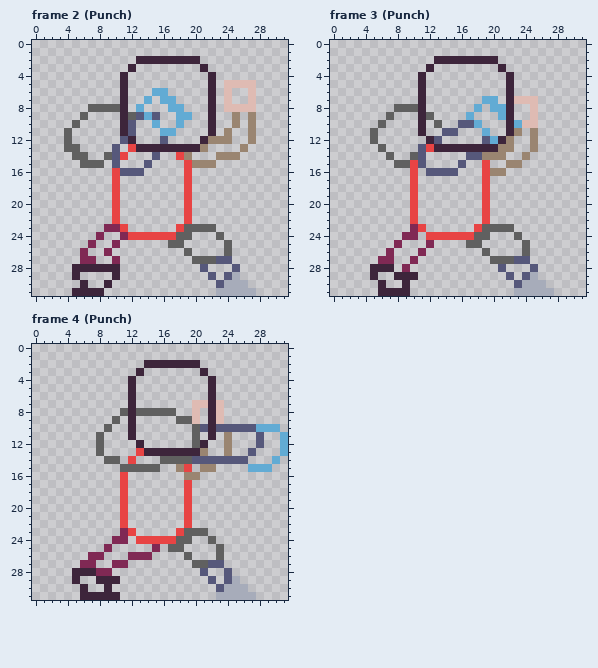
Two versions of one pixel-art file, images/AseSource/Poses.aseprite. Above, as it was before the edit.
32x32 pixels, 6 frames. Shown: frame 2 (Punch), frame 3 (Punch), frame 4 (Punch). The commit also changed other frames, which this record leaves out.
The result:
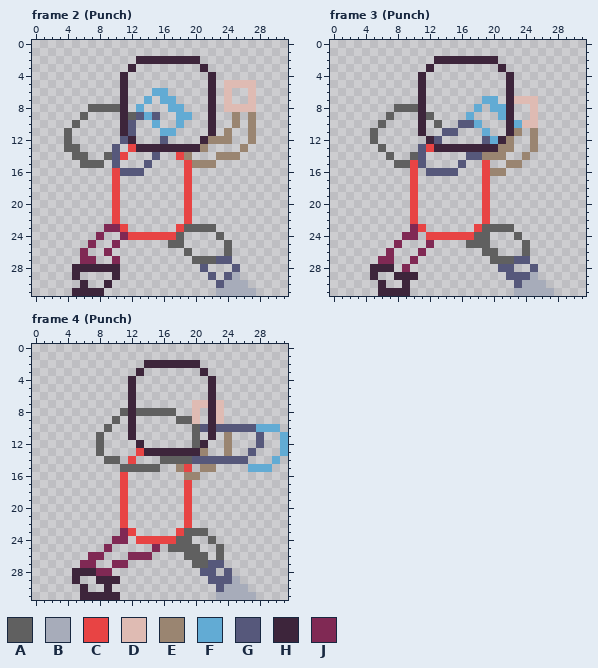
Palette (. is transparent): A #606060  B #a7acba  C #e84444  D #dfbbb3  E #9a8571  F #62abd4  G #56587b  H #3d253b  J #802954
Commit message: Player crouch pose filled in.
Edits made:
--- frame 2 (Punch), layer "LegRight"
@@ x 17..21 @@
 23 .CAAA
-24 CAA..
+24 CA...
 25 AA...
--- frame 3 (Punch), layer "LegRight"
@@ x 17..25 @@
 24 CAA...A..
-25 AA.....A.
-26 ..A....A.
+25 AAA....A.
+26 ..AA...A.
 27 ...AAAGG.
-28 ....G...G
-29 .....G.GB
+28 ....GG..G
+29 .....GGGB
 30 ......GBB
--- frame 4 (Punch), layer "LegRight"
@@ x 17..25 @@
 24 CAA..A...
-25 AA....A..
-26 ..A...A..
+25 AAAA..A..
+26 ..AAA.A..
 27 ...AAGG..
-28 ....G..G.
-29 .....G.GB
+28 ....GG.G.
+29 .....GGGB
 30 ......GBB
